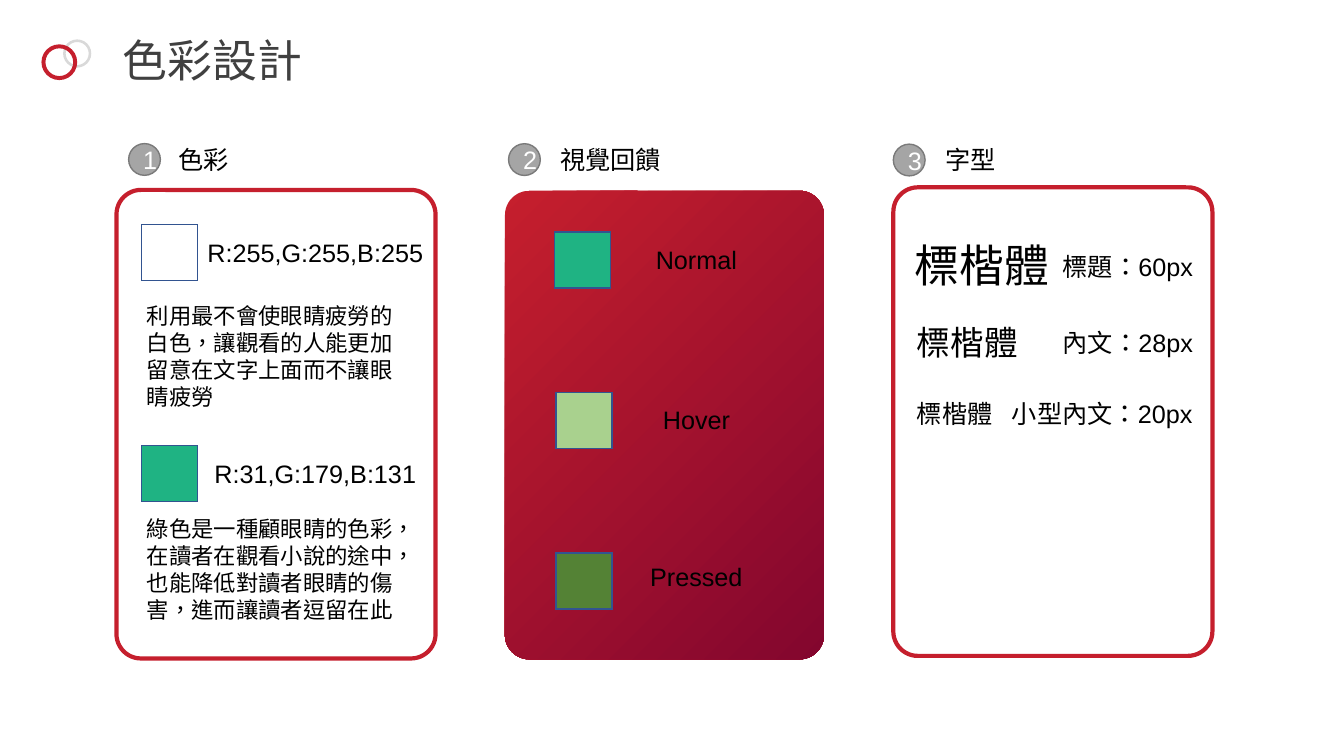
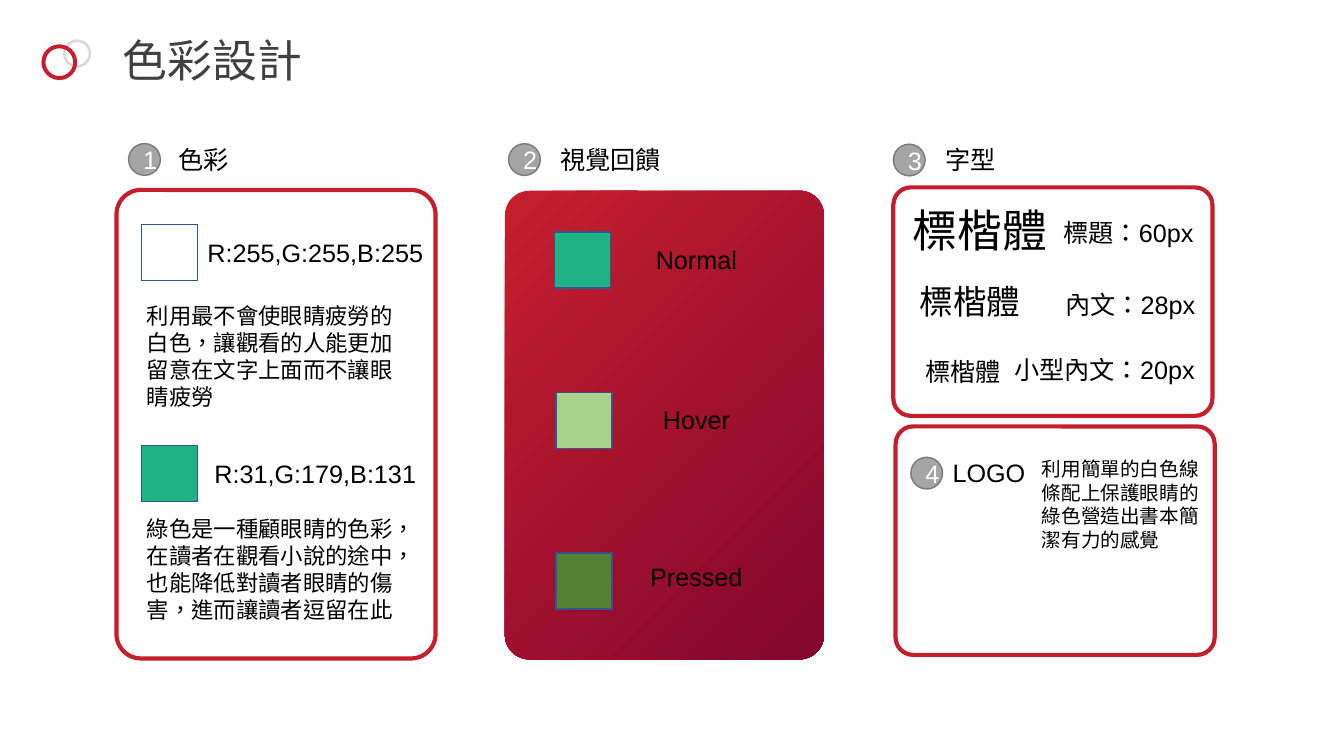
Before and after one commit to a58176197/book, a slide deck: slide 4 of 介紹/107590039.pptx. Drawn at 1344x756 pixels with LibreOffice and Linux fonts; fonts in the diff are those of the drawing; background and template pictures are left out. Boxes give left, top, right and bottom in pixels: in the first picture for what was removed or moved away, otherwise in the second. Text is boxed around its words. In the diff, an @@ line names an element or a change of style, - is before the commit and + after.

```diff
--- a/介紹/107590039.pptx
+++ b/介紹/107590039.pptx
@@ rounded rectangle: place and size @@
-rounded rectangle at box(893, 188, 1213, 656)
+rounded rectangle at box(893, 188, 1213, 416)
@@ text "標楷體": place and size @@
-text "標楷體" at box(914, 244, 1048, 286)
+text "標楷體" at box(913, 209, 1047, 251)
@@ text "標題：60px": place and size @@
-text "標題：60px" at box(1063, 254, 1193, 282)
+text "標題：60px" at box(1063, 220, 1193, 248)
@@ text "標楷體": place and size @@
-text "標楷體" at box(917, 326, 1018, 358)
+text "標楷體" at box(920, 285, 1021, 317)
@@ text "內文：28px": place and size @@
-text "內文：28px" at box(1063, 330, 1193, 358)
+text "內文：28px" at box(1065, 292, 1195, 320)
@@ text "標楷體": place and size @@
-text "標楷體" at box(917, 401, 993, 425)
+text "標楷體" at box(925, 359, 1001, 383)
@@ text "小型內文：20px": place and size @@
-text "小型內文：20px" at box(1012, 401, 1193, 429)
+text "小型內文：20px" at box(1014, 357, 1195, 385)
@@ rounded rectangle added at box(896, 426, 1216, 655), outline #C51F2D 3 pt @@
@@ ellipse added at box(911, 458, 943, 489), fill #A5A5A5, outline #7A7A7A 1 pt, 18 pt, text #FFFFFF @@
+4
@@ text added at box(953, 464, 1026, 483), 18 pt, text #000000 @@
+LOGO
@@ text added at box(1042, 459, 1199, 549), 14 pt, text #000000 @@
+利用簡單的白色線條配上保護眼睛的綠色營造出書本簡潔有力的感覺
```
Also in this commit, not shown: 1 other slide changed, 1 other file.
